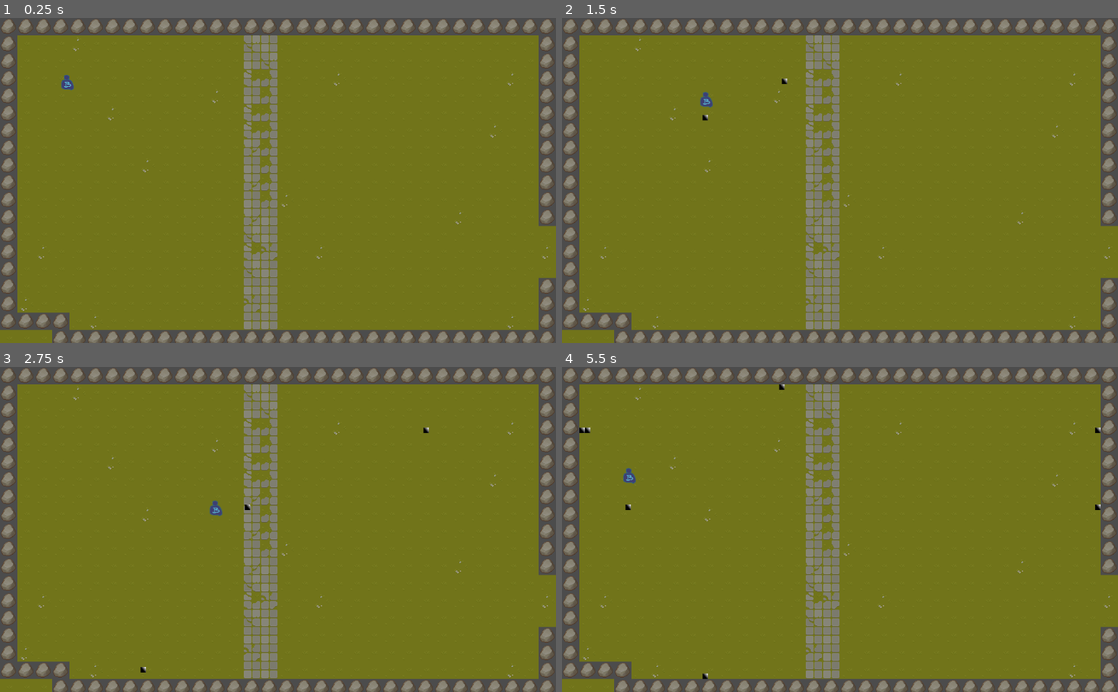
Above: before the commit, frames 1-4 (two rows, left to right).
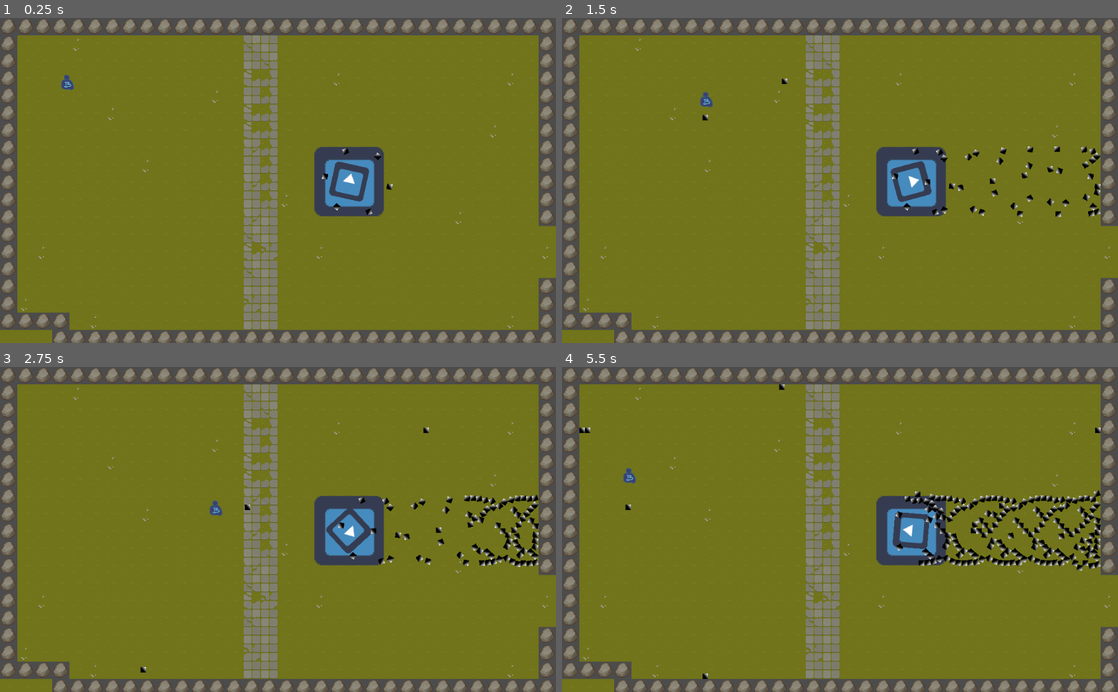
Above: after the commit, the same moments.

Repository: sevenreup/BulletMan
Game: Godot game, scene res://scenes/main.tscn
Same seed, same stepped clock (60 frames per second), same inputs: the game is played once before the commit and once after it. The engine's default icon, where the game draws it, is replaced by a stand-in: a white triangle on a blue panel in a dark square.
Inputs (mouse positions are in pixels of both pictures, inside the frame that each line leads up to):
- Up to frame 1 (0.25 s): no input
- Up to frame 2 (1.5 s): move the mouse to (962, 164) at 0.52 s; hold D (move_right) 0.53-1.28 s; click (962, 164) at 0.6 s; move the mouse to (728, 196) at 1.27 s; hold S (move_down) from 1.28 s (still down); click (728, 196) at 1.35 s
- Up to frame 3 (2.75 s): move the mouse to (333, 458) at 2.02 s; release S (move_down) at 2.03 s; hold D (move_right) from 2.03 s (still down); tap Q (secondary_attack) at 2.1 s; click (333, 458) at 2.3 s
- Up to frame 4 (5.5 s): move the mouse to (812, 594) at 2.77 s; release D (move_right) at 2.78 s; hold W (move_up) 2.78-3.53 s; click (812, 594) at 2.85 s; move the mouse to (1006, 578) at 3.52 s; hold A (move_left) 3.53-5.03 s; click (1006, 578) at 3.6 s; move the mouse to (673, 480) at 4.27 s; tap Q (secondary_attack) at 4.35 s; click (673, 480) at 4.55 s; move the mouse to (867, 529) at 5.02 s; hold S (move_down) from 5.03 s (still down); click (867, 529) at 5.1 s

The runs differ from the first frame. In frame 1, 2.7% of the frame differs, in the area x 56-71%, y 39-62%; in frame 2, 3.3%; in frame 3, 4.0%; in frame 4, 5.2%, in the area x 56-97%, y 37-63%.

Commit message:
init bullet hell physics

Diff:
--- /dev/null
+++ b/entities/enemy/Enemy.gd
@@ -0,0 +1,36 @@
+extends Node2D
+
+const bullet_scene = preload("res://scenes/bullet/bullet.tscn")
+onready var shoot_timer = $ShootTimer
+onready var rotater = $Rotater
+
+const rotate_speed = 50
+const shoot_timer_wait_time = 0.2
+const spawn_point_count = 6
+const radius = 60
+
+func _ready():
+	var step = 2 * PI / spawn_point_count
+
+	for i in range(spawn_point_count):
+		var spawn_point = Node2D.new()
+		var pos = Vector2(radius, 0).rotated(step * i)
+		spawn_point.position = pos
+		spawn_point.rotation = pos.angle()
+		rotater.add_child(spawn_point)
+
+	shoot_timer.wait_time = shoot_timer_wait_time
+	shoot_timer.start()
+
+
+func _process(delta):
+	var new_rotation = rotater.rotation_degrees + rotate_speed * delta
+	rotater.rotation_degrees = fmod(new_rotation, 360)
+
+
+func _on_ShootTimer_timeout() -> void:
+	for s in rotater.get_children():
+		var bullet = bullet_scene.instance().init(true)
+		get_tree().root.add_child(bullet)
+		bullet.position = s.global_position
+		bullet.rotation = s.global_rotation
--- /dev/null
+++ b/entities/enemy/Enemy.tscn
@@ -0,0 +1,18 @@
+[gd_scene load_steps=3 format=2]
+
+[ext_resource path="res://icon.png" type="Texture" id=1]
+[ext_resource path="res://entities/enemy/Enemy.gd" type="Script" id=2]
+
+[node name="Node2D" type="Node2D"]
+script = ExtResource( 2 )
+
+[node name="Sprite" type="Sprite" parent="."]
+scale = Vector2( 2, 2 )
+texture = ExtResource( 1 )
+
+[node name="ShootTimer" type="Timer" parent="."]
+
+[node name="Rotater" type="Sprite" parent="."]
+texture = ExtResource( 1 )
+
+[connection signal="timeout" from="ShootTimer" to="." method="_on_ShootTimer_timeout"]
--- a/scenes/bullet/bullet.gd
+++ b/scenes/bullet/bullet.gd
@@ -4,5 +4,14 @@
 var velocity = Vector2(1, 0)
 var speed = 300
 
+func init(shouldDestroy = true):
+	if shouldDestroy:
+		$KillTimer.start()
+	else: $KillTimer.stop()
+	return self
+
 func _physics_process(delta):
 	move_and_collide(velocity.normalized() * delta * speed)
+
+func _on_KillTimer_timeout():
+	queue_free()
--- a/scenes/bullet/bullet.tscn
+++ b/scenes/bullet/bullet.tscn
@@ -21,3 +21,9 @@
 
 [node name="CollisionShape2D" type="CollisionShape2D" parent="."]
 shape = SubResource( 3 )
+
+[node name="KillTimer" type="Timer" parent="."]
+wait_time = 10.0
+autostart = true
+
+[connection signal="timeout" from="KillTimer" to="." method="_on_KillTimer_timeout"]
--- a/scenes/main.tscn
+++ b/scenes/main.tscn
@@ -1,8 +1,9 @@
-[gd_scene load_steps=10 format=2]
+[gd_scene load_steps=11 format=2]
 
 [ext_resource path="res://assets/TX Tileset Grass.png" type="Texture" id=1]
 [ext_resource path="res://scenes/Player.tscn" type="PackedScene" id=2]
 [ext_resource path="res://assets/TX Props.png" type="Texture" id=3]
+[ext_resource path="res://entities/enemy/Enemy.tscn" type="PackedScene" id=4]
 
 [sub_resource type="ConvexPolygonShape2D" id=2]
 points = PoolVector2Array( 0, 0, 32, 0, 32, 32, 0, 32 )
@@ -298,6 +299,9 @@
 format = 1
 tile_data = PoolIntArray( 0, 11, 0, 1, 11, 0, 2, 11, 0, 3, 11, 0, 4, 11, 0, 5, 11, 0, 6, 11, 0, 7, 11, 0, 8, 11, 0, 9,  …(8538 unchanged characters)…
 
+[node name="Enemy" parent="." instance=ExtResource( 4 )]
+position = Vector2( 643, 302 )
+
 [node name="Player" parent="." instance=ExtResource( 2 )]
 position = Vector2( 122, 117 )
 
--- a/scripts/player/player_controller.gd
+++ b/scripts/player/player_controller.gd
@@ -5,7 +5,7 @@
 
 func fire():
 	var gunNode = get_current_gun()
-	var bullte = bulletPath.instance()
+	var bullte = bulletPath.instance().init(false)
 	get_parent().add_child(bullte)
 	bullte.position = gunNode.global_position
 	bullte.velocity = direction
